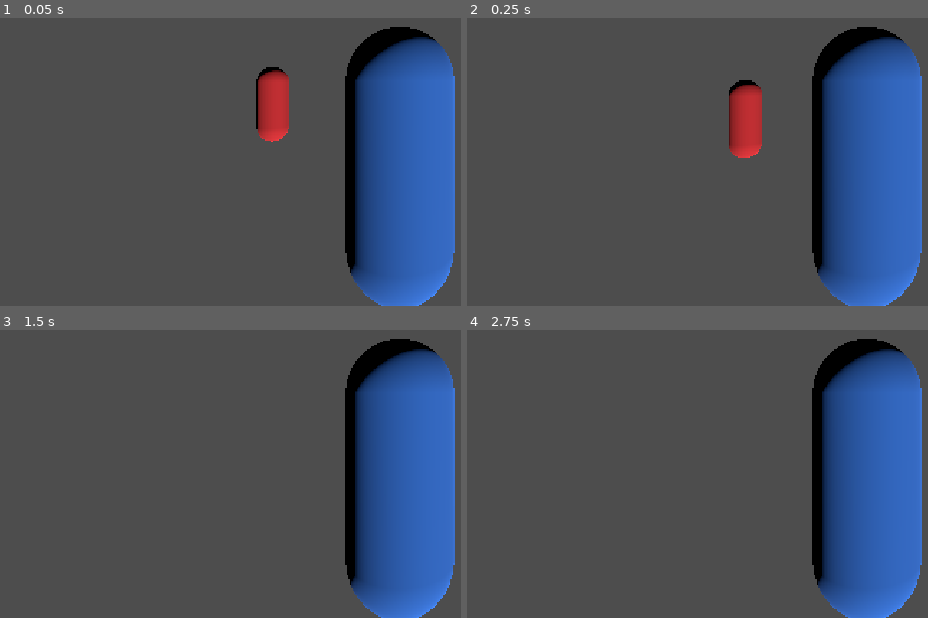
Above: before the commit, frames 1-4 (two rows, left to right).
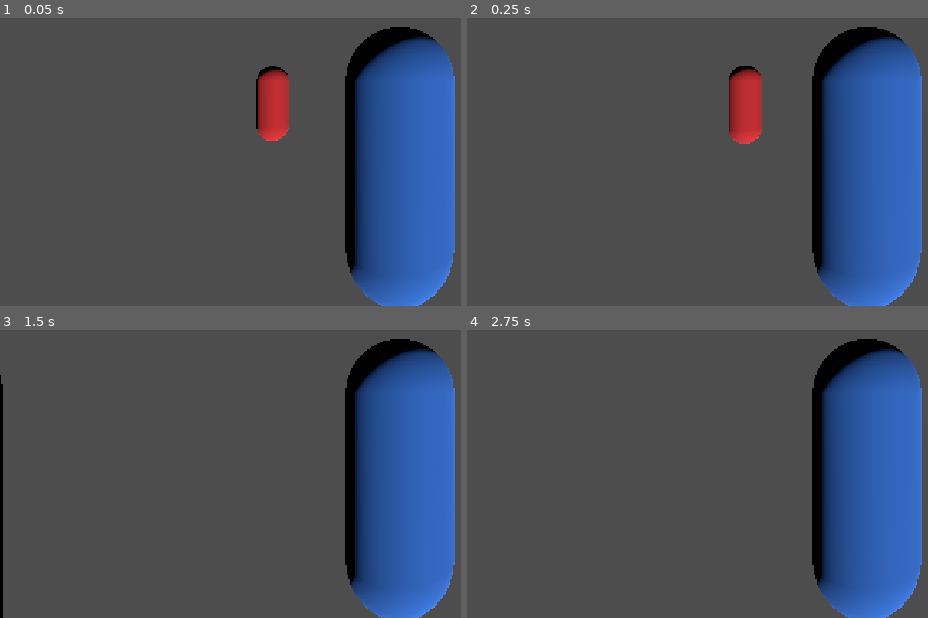
Above: after the commit, the same moments.

Repository: 1sabellavr/Parciar2VideoJuegos
Game: Godot game, scene res://Nivel.tscn
The game is run twice, just before and just after one commit, with the same random seed, the same clock (stepped at 60 frames per second) and the same inputs.
Inputs (mouse positions are in pixels of both pictures, inside the frame that each line leads up to):
- Up to frame 1 (0.05 s): no input
- Up to frame 2 (0.25 s): no input
- Up to frame 3 (1.5 s): move the mouse to (442, 390) at 0.52 s; hold W (move_up) from 0.53 s (still down); tap Space (saltar) at 0.6, 0.77, 1.07 s; move the mouse to (359, 396) at 1.27 s; tap E (accion) at 1.35 s
- Up to frame 4 (2.75 s): keep holding W (move_up); tap Space (saltar) at 1.52, 1.55, 1.82, 2.1 s; tap Enter at 2 s; move the mouse to (886, 384) at 2.02 s

The runs differ from the first frame. In frame 1, less than 0.1% of the frame differs, in the area x 55-63%, y 16-44%; in frame 2, 1.1%, in the area x 56-64%, y 16-49%; in frame 3, 0.5%; in frame 4, less than 0.1%.

Commit message:
importe variables y actualice fisica de los movimientos

Diff:
--- a/Turno 2/Proyecto_Parcial_Corte2_B/Assets/jugador.gd
+++ b/Turno 2/Proyecto_Parcial_Corte2_B/Assets/jugador.gd
@@ -4,6 +4,9 @@
 @export var speed: float = 4.0
 ## Cámara que define qué es "adelante". Si se deja vacía se usa la activa.
 @export var camara: Camera3D
+@export var fuerza_salto: float = 5.5
+@export var aceleracion: float = 12.0
+@export var friccion: float = 20.0
 
 
 func _ready() -> void:
@@ -23,11 +26,17 @@
 
 	# TODO (Tarea 3): esto asigna la velocidad DE GOLPE. Reemplazar por
 	# move_toward con aceleración y fricción, como en la Sesión 9.
-	velocity.x = direction.x * speed
-	velocity.z = direction.z * speed
+	var objetivo := direction * speed
+	var ritmo := aceleracion if direction.length() > 0.1 else friccion
+	velocity.x = move_toward(velocity.x, objetivo.x, ritmo * delta)
+	velocity.z = move_toward(velocity.z, objetivo.z, ritmo * delta)
 
 	# TODO (Tarea 2): falta la función de salto completa. Todavía no hay
 	# gravedad ni velocity.y en absoluto — por eso caminar funciona bien
 	# aunque no exista ningún piso en la escena.
+	if not is_on_floor():
+		velocity += get_gravity() * delta
+	elif Input.is_action_just_pressed("saltar"):
+		velocity.y = fuerza_salto      # POSITIVO en 3D
 
 	move_and_slide()
